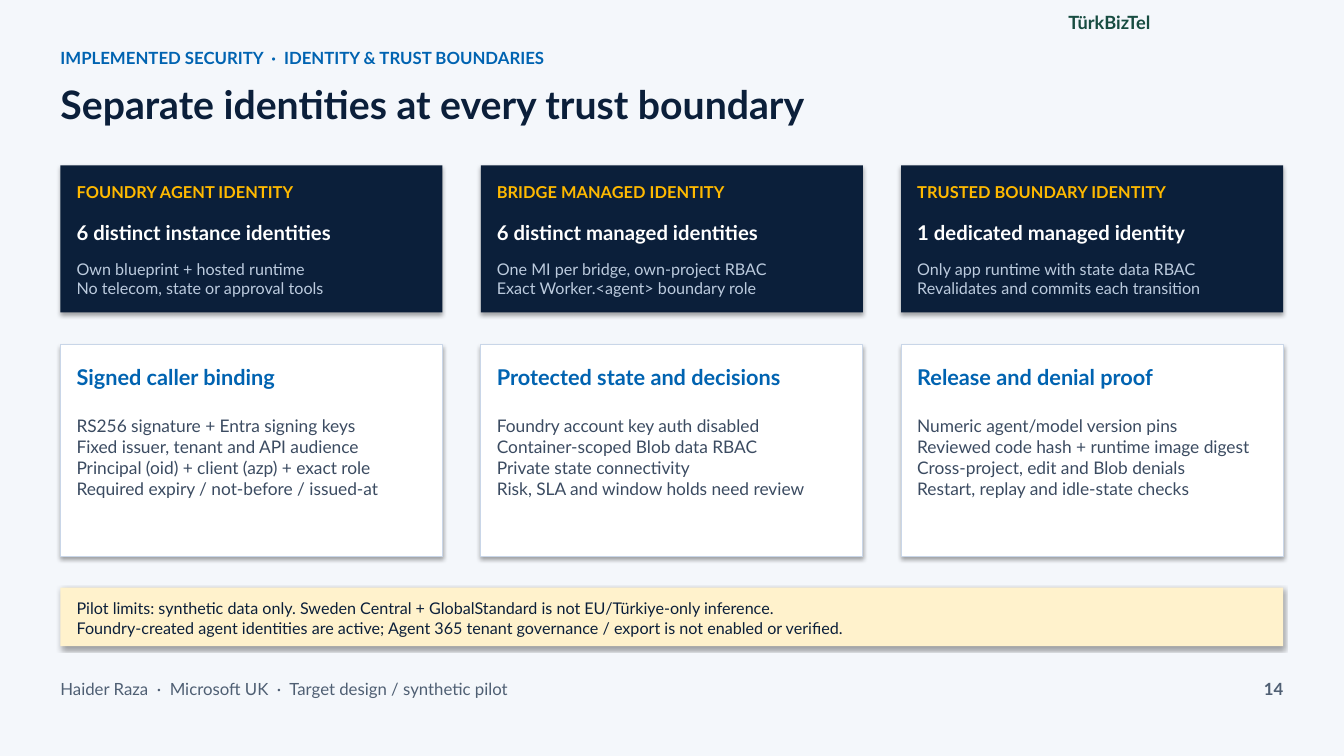
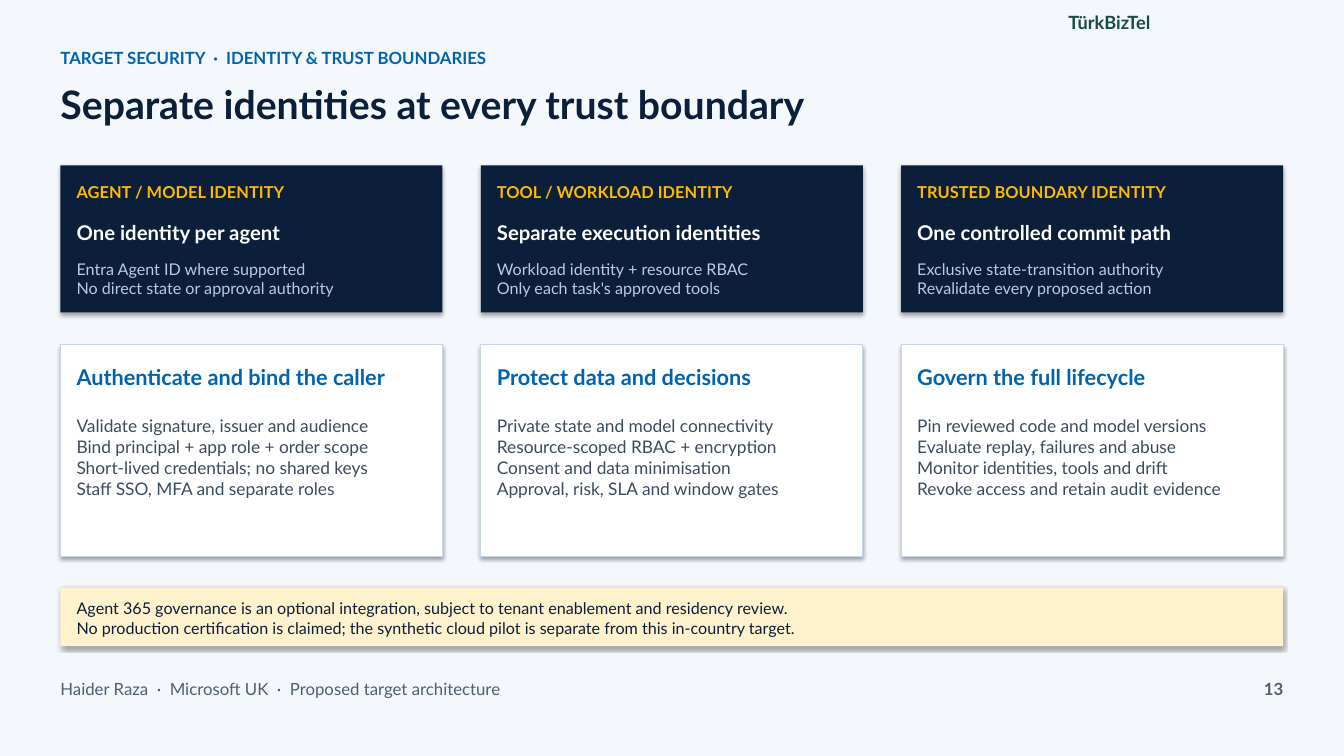
Before and after one commit to m-haider-raza/AMA-Telecom-Order-to-Activation, a slide deck: slide 13 of app/static/case-study/Agentic_Order_to_Activation_Architecture.pptx (slide 14 before the commit). Drawn at 1344x756 pixels with LibreOffice and Linux fonts; fonts in the diff are those of the drawing. Boxes give left, top, right and bottom in pixels: in the first picture for what was removed or moved away, otherwise in the second. Text is boxed around its words. In the diff, an @@ line names an element or a change of style, - is before the commit and + after.

```diff
--- a/app/static/case-study/Agentic_Order_to_Activation_Architecture.pptx
+++ b/app/static/case-study/Agentic_Order_to_Activation_Architecture.pptx
@@ text at (60,51,487,64): text changed @@
-IMPLEMENTED SECURITY · IDENTITY & TRUST BOUNDARIES
+TARGET SECURITY · IDENTITY & TRUST BOUNDARIES
@@ text at (77,186,285,198): text changed @@
-FOUNDRY AGENT IDENTITY
+AGENT / MODEL IDENTITY
@@ text at (497,186,733,198): text changed @@
-BRIDGE MANAGED IDENTITY
+TOOL / WORKLOAD IDENTITY
@@ text at (77,225,280,244): text changed @@
-6 distinct instance identities
+One identity per agent
@@ text at (497,225,761,244): text changed @@
-6 distinct managed identities
+Separate execution identities
@@ text at (917,225,1171,244): text changed @@
-1 dedicated managed identity
+One controlled commit path
@@ text at (77,263,334,297): text changed @@
-Own blueprint + hosted runtime
-No telecom, state or approval tools
+Entra Agent ID where supported
+No direct state or approval authority
@@ text at (497,263,748,297): text changed @@
-One MI per bridge, own-project RBAC
-Exact Worker.<agent> boundary role
+Workload identity + resource RBAC
+Only each task's approved tools
@@ text at (917,263,1164,297): text changed @@
-Only app runtime with state data RBAC
-Revalidates and commits each transition
+Exclusive state-transition authority
+Revalidate every proposed action
@@ text at (77,369,385,385): text changed @@
-Signed caller binding
+Authenticate and bind the caller
@@ text at (497,369,751,385): text changed @@
-Protected state and decisions
+Protect data and decisions
@@ text at (917,369,1145,389): text changed @@
-Release and denial proof
+Govern the full lifecycle
@@ text at (77,419,368,498): text changed @@
-RS256 signature + Entra signing keys
-Fixed issuer, tenant and API audience
-Principal (oid) + client (azp) + exact role
-Required expiry / not-before / issued-at
+Validate signature, issuer and audience
+Bind principal + app role + order scope
+Short-lived credentials; no shared keys
+Staff SSO, MFA and separate roles
@@ text at (497,419,778,498): text changed @@
-Foundry account key auth disabled
-Container-scoped Blob data RBAC
-Private state connectivity
-Risk, SLA and window holds need review
+Private state and model connectivity
+Resource-scoped RBAC + encryption
+Consent and data minimisation
+Approval, risk, SLA and window gates
@@ text at (917,419,1221,495): text changed @@
-Numeric agent/model version pins
-Reviewed code hash + runtime image digest
-Cross-project, edit and Blob denials
-Restart, replay and idle-state checks
+Pin reviewed code and model versions
+Evaluate replay, failures and abuse
+Monitor identities, tools and drift
+Revoke access and retain audit evidence
@@ text at (77,602,795,637): text changed @@
-Pilot limits: synthetic data only. Sweden Central + GlobalStandard is not EU/Türkiye-only inference.
-Foundry-created agent identities are active; Agent 365 tenant governance / export is not enabled or verified.
+Agent 365 governance is an optional integration, subject to tenant enablement and residency review.
+No production certification is claimed; the synthetic cloud pilot is separate from this in-country target.
@@ text at (60,682,500,698): text changed @@
-Haider Raza · Microsoft UK · Target design / synthetic pilot
+Haider Raza · Microsoft UK · Proposed target architecture
@@ text at (1264,683,1283,695): text changed @@
-14
+13
```
Also in this commit, not shown: 18 other slides changed, 1 slide removed, 50 other files.
